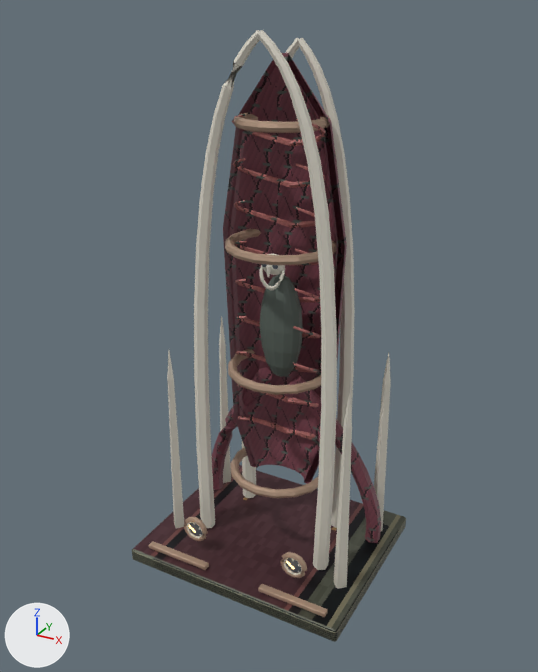
The glTF model game/assets/art/world/nursery_gestation_engine.glb: old version first, new version second.
Camera for both pictures: a 50 mm camera at (5.1, -9.42, 8.72) aimed at (-0.03, -0.1, 4.06). Lighting does not change. The marker at lower left points along +X, +Y and +Z. The picture after the commit comes second. Vertices at exactly the same position are counted once.

Script lines for the objects in view, before the commit:
```python
ob_nursery_gestation_engine_bruised = bpy.data.objects.new('nursery_gestation_engine_bruised', me_gestation_exposed_root__1)
ob_nursery_gestation_engine_bruised.location = (0.0, 0.0, 0.0)
ob_nursery_gestation_engine_deep = bpy.data.objects.new('nursery_gestation_engine_deep', me_sphere_002)
ob_nursery_gestation_engine_deep.location = (0.0, 0.0, 0.0)
ob_nursery_gestation_engine_petrol = bpy.data.objects.new('nursery_gestation_engine_petrol', me_cube)
ob_nursery_gestation_engine_petrol.location = (0.0, 0.0, 0.0)
ob_nursery_gestation_engine_sick = bpy.data.objects.new('nursery_gestation_engine_sick', me_gestation_nutrient_regulator__1_amber_needle)
ob_nursery_gestation_engine_sick.location = (0.0, 0.0, 0.0)
ob_nursery_gestation_engine_suture = bpy.data.objects.new('nursery_gestation_engine_suture', me_gestation_forming_costal_tendril__1_0)
ob_nursery_gestation_engine_suture.location = (0.0, 0.0, 0.0)
ob_nursery_gestation_engine_warm = bpy.data.objects.new('nursery_gestation_engine_warm', me_gestation_anterior_pointed_restraint_thick_pointed_brace__1)
ob_nursery_gestation_engine_warm.location = (0.0, 0.0, 0.0)
ob_nursery_gestation_engine_worn = bpy.data.objects.new('nursery_gestation_engine_worn', me_cube_001)
ob_nursery_gestation_engine_worn.location = (0.0, 0.0, 0.0)
```
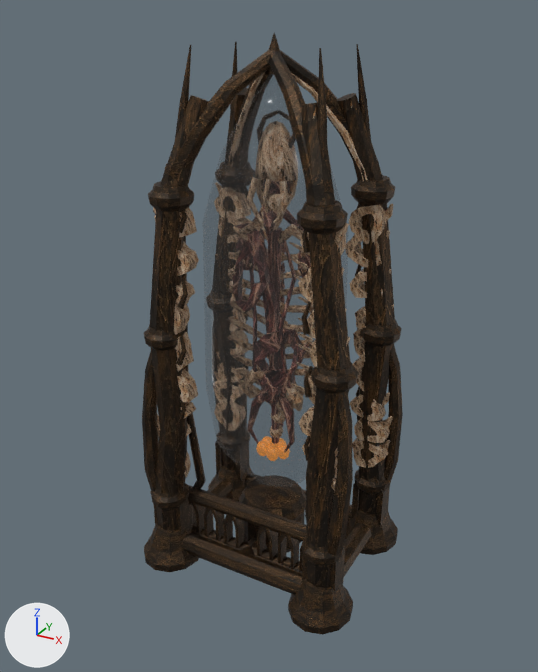
Edits to the bpy script that builds the scene:
```text
Change me_gestation_anterior_pointed_restraint_thick_pointed_brace__1:
    remove me_gestation_anterior_pointed_restraint_thick_pointed_brace__1.from_pydata(...)  # 820 vertices, 1520 faces; spans x -1.69..1.69, y -1.07..1.07, z 0.24..8.46
    remove me_gestation_anterior_pointed_restraint_thick_pointed_brace__1.materials.append(mat_warm_ivory_ossification)  # light grey #dcd7ca
    add me_gestation_anterior_pointed_restraint_thick_pointed_brace__1.from_pydata(...)  # 4184 vertices, 8048 faces; spans x -1.73..1.73, y -1.05..1.05, z 1.39..8.12
    me_gestation_anterior_pointed_restraint_thick_pointed_brace__1 part 1: 23 loose pieces with 442 vertices, spanning x -1.11..1.11, y -1.07..0.0, z 0.49..5.22, are deleted
    me_gestation_anterior_pointed_restraint_thick_pointed_brace__1 part 2: 378 vertices removed from x -1.69..1.69, y -0.75..1.07, z 0.24..8.46; 4184 vertices added at x -1.73..1.73, y -1.05..1.05, z 1.39..8.12
    add me_gestation_anterior_pointed_restraint_thick_pointed_brace__1.materials.append(mat_nursery_v2_bone)  # picture img_nursery_gestation_atlas
Remove ob_nursery_gestation_engine_bruised:
    ob_nursery_gestation_engine_bruised = bpy.data.objects.new('nursery_gestation_engine_bruised', me_gestation_exposed_root__1)
Remove ob_nursery_gestation_engine_deep:
    ob_nursery_gestation_engine_deep = bpy.data.objects.new('nursery_gestation_engine_deep', me_sphere_002)
Remove ob_nursery_gestation_engine_petrol:
    ob_nursery_gestation_engine_petrol = bpy.data.objects.new('nursery_gestation_engine_petrol', me_cube)
Remove ob_nursery_gestation_engine_sick:
    ob_nursery_gestation_engine_sick = bpy.data.objects.new('nursery_gestation_engine_sick', me_gestation_nutrient_regulator__1_amber_needle)
Remove ob_nursery_gestation_engine_suture:
    ob_nursery_gestation_engine_suture = bpy.data.objects.new('nursery_gestation_engine_suture', me_gestation_forming_costal_tendril__1_0)
Remove ob_nursery_gestation_engine_worn:
    ob_nursery_gestation_engine_worn = bpy.data.objects.new('nursery_gestation_engine_worn', me_cube_001)
Add ob_runtime_nursery_shell:
    ob_runtime_nursery_shell = bpy.data.objects.new('Runtime nursery shell', me_pointed_transparent_continuous_vessel_001)  # 194 vertices, 384 faces; spans x -1.2..1.2, y -0.78..0.78, z 1.25..7.95; in mat_nursery_v2_shell (dark grey #595959)
    ob_runtime_nursery_shell.location = (0.0, 0.0, 0.0)
Add ob_runtime_nursery_brass:
    ob_runtime_nursery_brass = bpy.data.objects.new('Runtime nursery brass', me_grounded_foot__1__1_001)  # 2574 vertices, 4896 faces; spans x -1.92..1.92, y -1.58..1.58, z 0.0..8.43; in mat_nursery_v2_brass (picture img_nursery_gestation_atlas)
    ob_runtime_nursery_brass.location = (0.0, 0.0, 0.0)
```

Boxes (x1, y1, x2, y2) around the edits, measured in the pictures (538 x 672 px):
'Runtime nursery brass', added (brown): after (142, 32, 403, 635)
'Runtime nursery shell', added: after (203, 75, 349, 487)
'nursery_gestation_engine_warm', reshaped, recoloured (mostly hidden afterwards): before (167, 30, 391, 589); after (153, 73, 394, 491)
'nursery_gestation_engine_bruised', deleted (brown): before (212, 53, 381, 543)
'nursery_gestation_engine_petrol', deleted: before (132, 462, 406, 642)
'nursery_gestation_engine_worn', deleted: before (149, 112, 337, 617)
'nursery_gestation_engine_suture', deleted: before (232, 114, 327, 440)
'nursery_gestation_engine_deep', deleted: before (189, 264, 303, 573)
'nursery_gestation_engine_sick', deleted: before (188, 525, 295, 570)
part 1 of me_gestation_anterior_pointed_restraint_thick_pointed_brace__1, deleted: before (187, 266, 302, 575)
part 2 of me_gestation_anterior_pointed_restraint_thick_pointed_brace__1, built on (mostly hidden afterwards): before (167, 30, 391, 589); after (153, 73, 394, 491)
